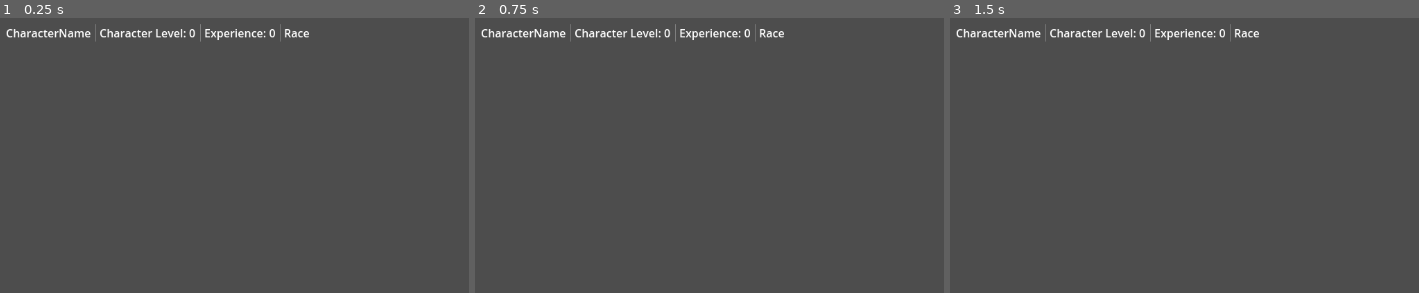
Above: before the commit, frames 1-3 (left to right).
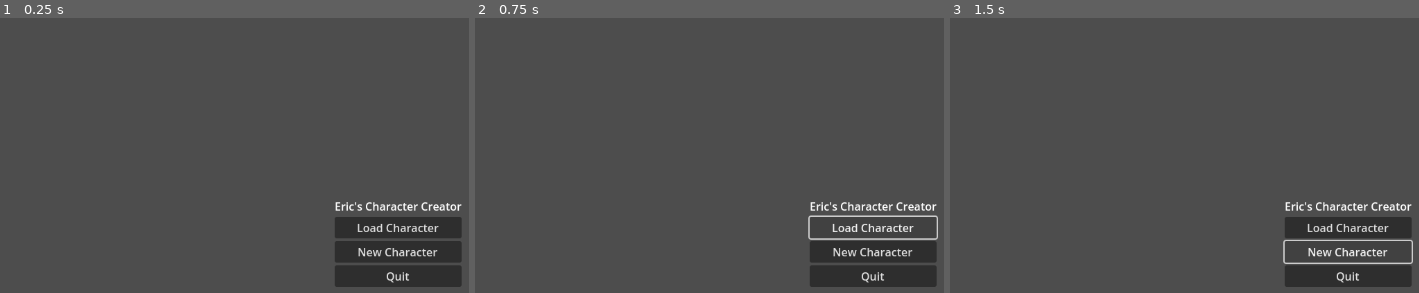
Above: after the commit, the same moments.

Repository: eodomo/Eric-s-Character-Creator
Game: Godot game, scene res://Scenes/main_menu.tscn
The game is run twice, just before and just after one commit, with the same random seed, the same clock (stepped at 60 frames per second) and the same inputs. Before the commit the project starts from res://Scenes/character_sheet.tscn.
Inputs (mouse positions are in pixels of both pictures, inside the frame that each line leads up to):
- Up to frame 1 (0.25 s): no input
- Up to frame 2 (0.75 s): click (873, 227) at 0.5 s, where only the run after the commit has a clickable "Load Character"
- Up to frame 3 (1.5 s): click (1348, 251) at 1.25 s, where only the run after the commit has a clickable "New Character"

The runs differ from the first frame. In frame 1, 7.3% of the frame differs, in the area x 1-99%, y 2-98%; in frame 2, 6.1%; in frame 3, 6.0%.

Commit message:
modify main menu

Diff:
--- a/Scenes/main_menu.tscn
+++ b/Scenes/main_menu.tscn
@@ -1,4 +1,6 @@
-[gd_scene format=3 uid="uid://cbvw61khca1xu"]
+[gd_scene load_steps=2 format=3 uid="uid://cbvw61khca1xu"]
+
+[ext_resource type="Script" path="res://Scripts/main_menu.gd" id="1_be0jy"]
 
 [node name="MainMenu" type="Control"]
 layout_mode = 3
@@ -7,34 +9,38 @@
 anchor_bottom = 1.0
 grow_horizontal = 2
 grow_vertical = 2
+script = ExtResource("1_be0jy")
 
-[node name="MarginContainer" type="MarginContainer" parent="."]
+[node name="AspectRatioContainer" type="AspectRatioContainer" parent="."]
 layout_mode = 1
 anchors_preset = 15
 anchor_right = 1.0
 anchor_bottom = 1.0
 grow_horizontal = 2
 grow_vertical = 2
-theme_override_constants/margin_left = 300
-theme_override_constants/margin_right = 300
 
-[node name="VBoxContainer" type="VBoxContainer" parent="MarginContainer"]
+[node name="CenterContainer" type="CenterContainer" parent="AspectRatioContainer"]
+layout_mode = 2
+
+[node name="VBoxContainer" type="VBoxContainer" parent="AspectRatioContainer/CenterContainer"]
 layout_mode = 2
 alignment = 1
 
-[node name="Title" type="Label" parent="MarginContainer/VBoxContainer"]
+[node name="Title" type="Label" parent="AspectRatioContainer/CenterContainer/VBoxContainer"]
 layout_mode = 2
 text = "Eric's Character Creator"
 horizontal_alignment = 1
 
-[node name="Load Character" type="Button" parent="MarginContainer/VBoxContainer"]
+[node name="Load Character" type="Button" parent="AspectRatioContainer/CenterContainer/VBoxContainer"]
 layout_mode = 2
 text = "Load Character"
 
-[node name="Button" type="Button" parent="MarginContainer/VBoxContainer"]
+[node name="New Character Button" type="Button" parent="AspectRatioContainer/CenterContainer/VBoxContainer"]
 layout_mode = 2
 text = "New Character"
 
-[node name="Button2" type="Button" parent="MarginContainer/VBoxContainer"]
+[node name="Quit Button" type="Button" parent="AspectRatioContainer/CenterContainer/VBoxContainer"]
 layout_mode = 2
 text = "Quit"
+
+[connection signal="button_up" from="AspectRatioContainer/CenterContainer/VBoxContainer/Quit Button" to="." method="_on_quit_button_button_up"]
--- /dev/null
+++ b/Scripts/main_menu.gd
@@ -0,0 +1,5 @@
+extends Control
+
+
+func _on_quit_button_button_up() -> void:
+	get_tree().quit()
--- a/project.godot
+++ b/project.godot
@@ -11,7 +11,7 @@
 [application]
 
 config/name="Eric's Character Creator"
-run/main_scene="res://Scenes/character_sheet.tscn"
+run/main_scene="res://Scenes/main_menu.tscn"
 config/features=PackedStringArray("4.2", "GL Compatibility")
 config/icon="res://icon.svg"
 
